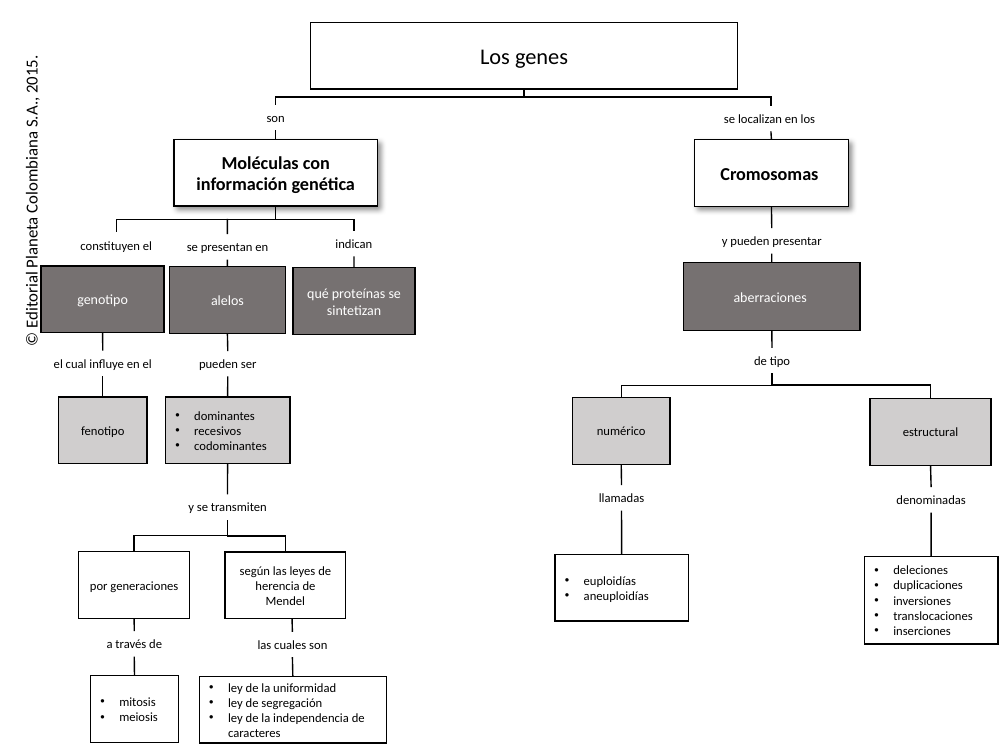
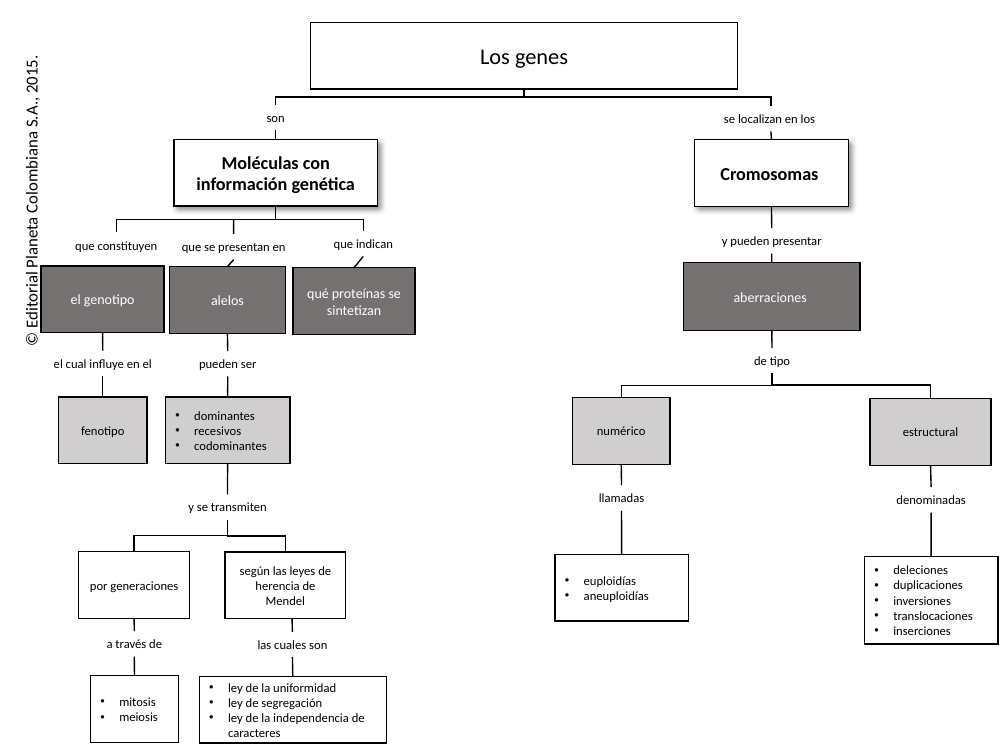
Before and after one commit to AulaPlanetaColombia/CienciasNaturales, a slide deck: slide 1 of fuentes/contenidos/grado08/guion06/CN_08_06.pptx. Drawn at 1008x756 pixels with LibreOffice and Linux fonts; fonts in the diff are those of the drawing; background and template pictures are left out. Boxes give left, top, right and bottom in pixels: in the first picture for what was removed or moved away, otherwise in the second. Text is boxed around its words. In the diff, an @@ line names an element or a change of style, - is before the commit and + after.

Commit message:
rev mapa 08-06

```diff
--- a/fuentes/contenidos/grado08/guion06/CN_08_06.pptx
+++ b/fuentes/contenidos/grado08/guion06/CN_08_06.pptx
@@ line moved from (228, 219) - (228, 234) to (234, 219) - (234, 234) @@
@@ elbow line moved from (275, 220) - (354, 231) to (275, 220) - (363, 231) @@
@@ text at (334,239,393,250): text changed @@
-indican
+que indican
@@ text at (75,241,158,252): text changed @@
-constituyen el
+que constituyen
@@ text at (182,243,286,253): text changed @@
-se presentan en
+que se presentan en
@@ line moved from (228, 267) - (228, 260) to (228, 267) - (234, 260) @@
@@ line moved from (354, 256) - (354, 268) to (363, 256) - (354, 268) @@
@@ text in rectangle at (71,294,135,307): text changed @@
-genotipo
+el genotipo
```
